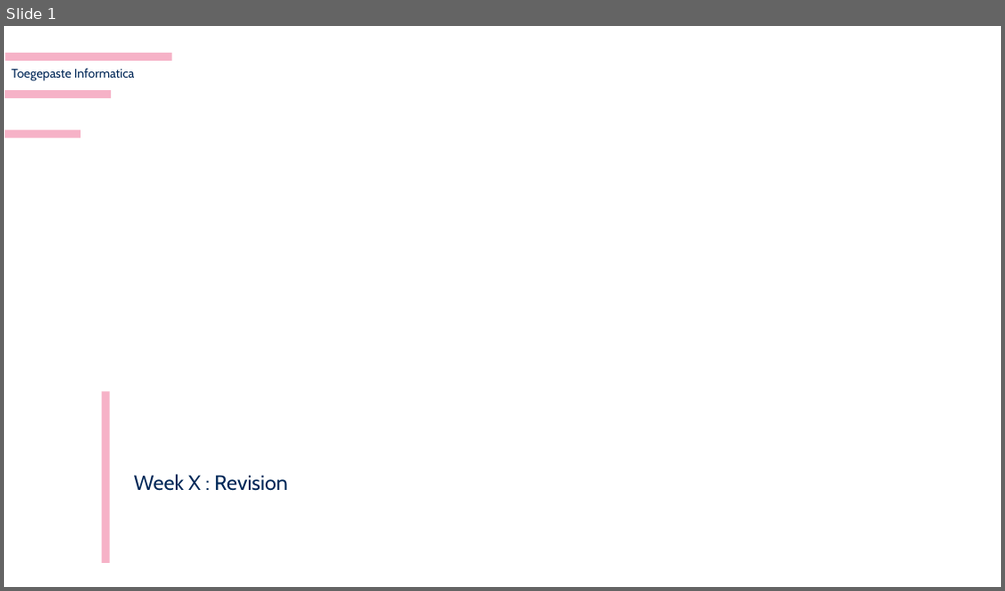
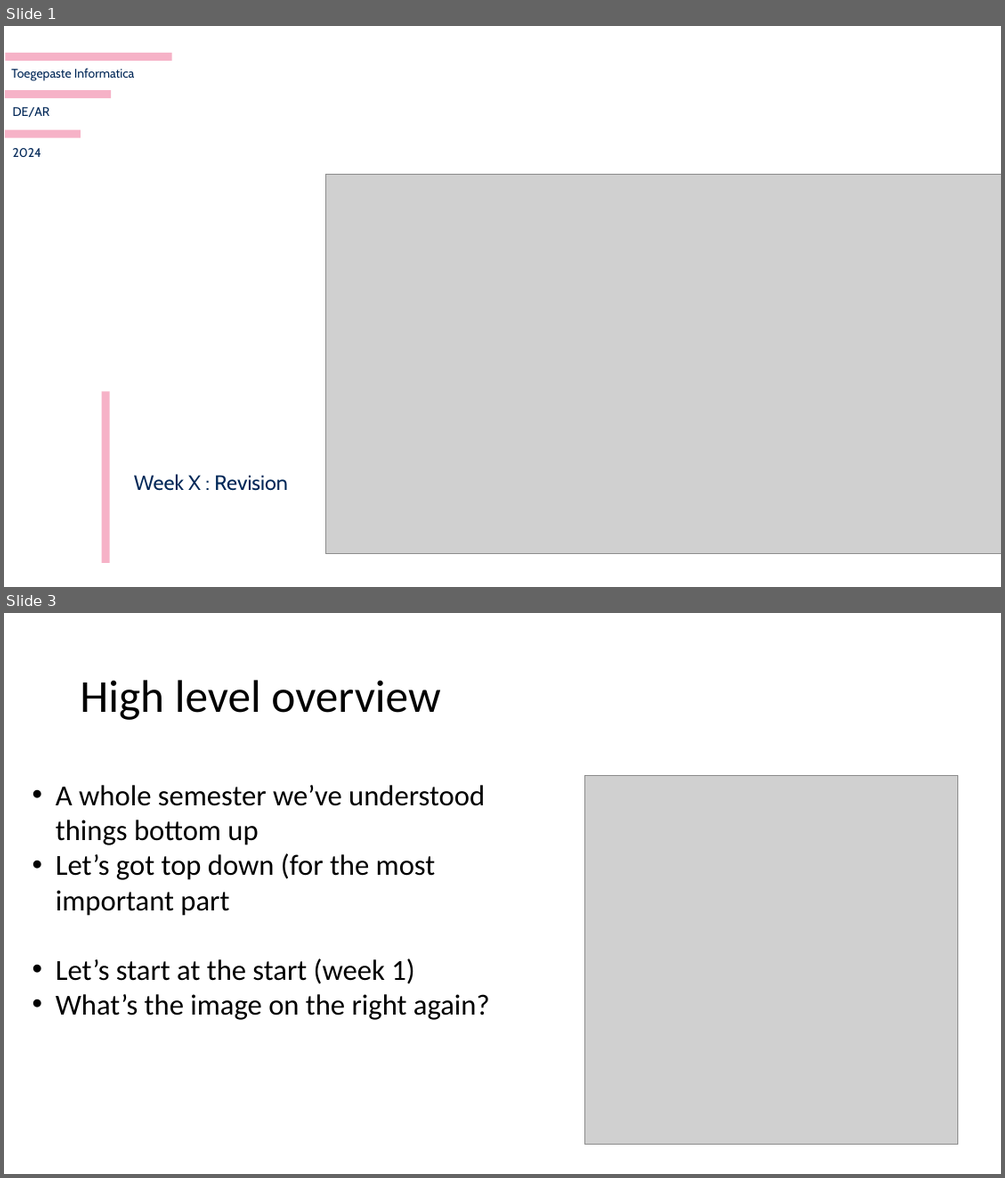
Before and after one commit to harveypekar/3dgraphics, a slide deck: course/3d_revision.pptx. Shown one above the other, each under a label of ours: slide 1 before the commit, slides 1 and 3 after it; the slides between them are not shown. The pictures are 1005x591 and 1005x1178 pixels, drawn with LibreOffice and Linux fonts; fonts in the diff are those of the drawing; grey boxes stand for pictures; background and template pictures are left out. Boxes give left, top, right and bottom in pixels: in the first picture for what was removed or moved away, otherwise in the second. Text is boxed around its words. In the diff, an @@ line names an element or a change of style, - is before the commit and + after.

```diff
--- a/course/3d_revision.pptx
+++ b/course/3d_revision.pptx
@@ slide 3 added at bbox=[4, 613, 1001, 1174], background #FFFFFF @@
@@ title added at bbox=[80, 680, 440, 720], 44 pt, text #000000 @@
+High level overview
@@ text added at bbox=[56, 785, 490, 1020], 28 pt, text #000000 @@
+• A whole semester we’ve understood things bottom up
+• Let’s got top down (for the most important part
+• Let’s start at the start (week 1)
+• What’s the image on the right again?
@@ picture added at bbox=[584, 775, 957, 1144] @@
@@ slide 1 changed as well @@
@@ text added at bbox=[13, 107, 50, 118], 12 pt, text #002757 @@
+DE/AR
@@ text added at bbox=[13, 148, 41, 157], 12 pt, text #002757 @@
+2024
@@ picture added at bbox=[325, 174, 1001, 554] @@
```
Also in this commit, not shown: 19 other slides added, 20 slides removed.
